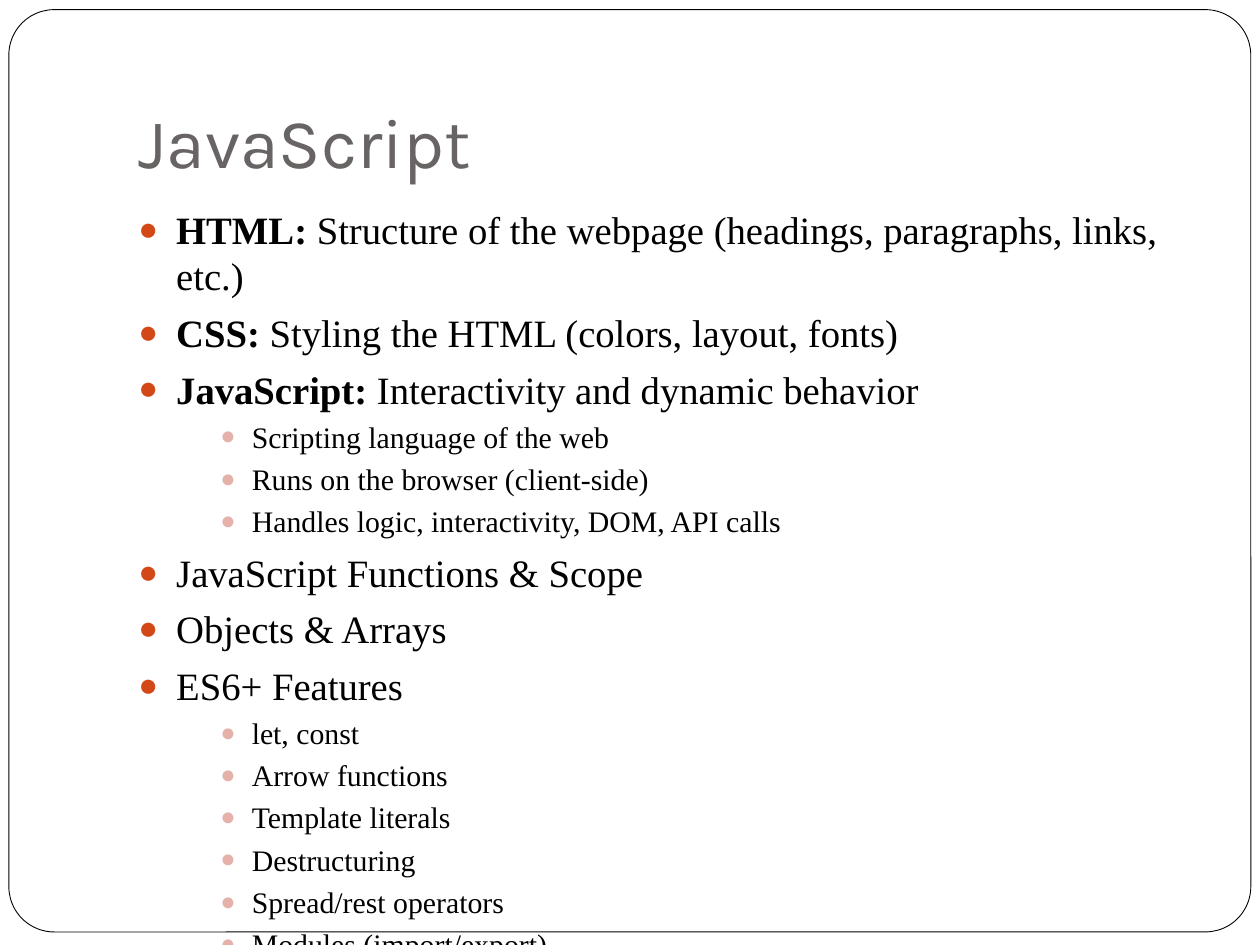
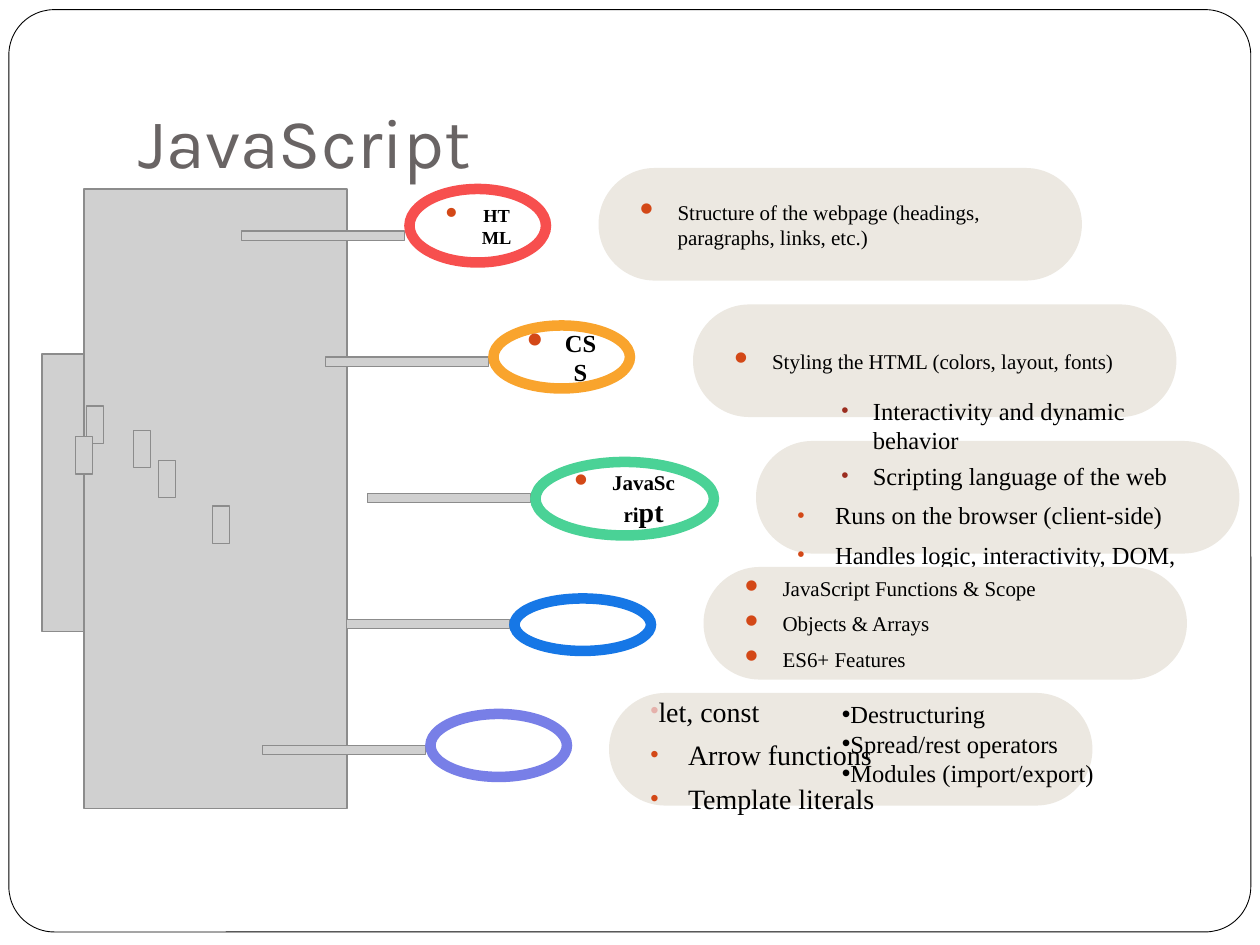
Before and after one commit to rosemarythomas994/VueR-assignment, a slide deck: slide 4 of Presentation Assignment.pptx (slide 5 before the commit). Drawn at 1260x945 pixels with LibreOffice and Linux fonts; fonts in the diff are those of the drawing; grey boxes stand for pictures. Boxes give left, top, right and bottom in pixels: in the first picture for what was removed or moved away, otherwise in the second. Text is boxed around its words. In the diff, an @@ line names an element or a change of style, - is before the commit and + after.

```diff
--- a/Presentation Assignment.pptx
+++ b/Presentation Assignment.pptx
@@ text removed at <box>176,216,1157,919</box> @@
-● HTML: Structure of the webpage (headings, paragraphs, links, etc.)
-● CSS: Styling the HTML (colors, layout, fonts)
-● JavaScript: Interactivity and dynamic behavior
-    ● Scripting language of the web
-    ● Runs on the browser (client-side)
-    ● Handles logic, interactivity, DOM, API calls
-● JavaScript Functions & Scope
-● Objects & Arrays
-● ES6+ Features
-    ● let, const
-    ● Arrow functions
-    ● Template literals
-    ● Destructuring
-    ● Spread/rest operators
-    ● Modules (import/export)
@@ group added at <box>42,168,1240,808</box>: 12 pictures, 5 ellipses, 5 rounded rectangles @@
+HTML
+CSS
+JavaScript
+Structure of the webpage (headings, paragraphs, links, etc.)
+Styling the HTML (colors, layout, fonts)
+  • Interactivity and dynamic behavior
+  • Scripting language of the web
+• Runs on the browser (client-side)
+• Handles logic, interactivity, DOM, API calls
+JavaScript Functions & Scope
+Objects & Arrays
+ES6+ Features
+    • let, const
+• Arrow functions
+• Template literals
@@ text added at <box>850,707,1093,788</box>, 14 pt, text #000000 @@
+• Destructuring
+• Spread/rest operators
+• Modules (import/export)
```
Also in this commit, not shown: 4 other slides changed, 1 slide removed, 1 other file.
